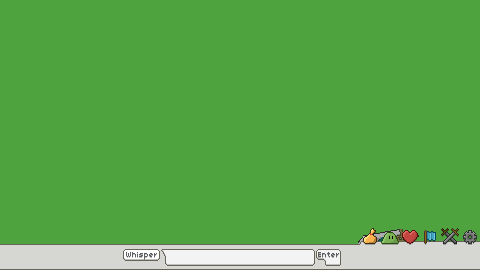
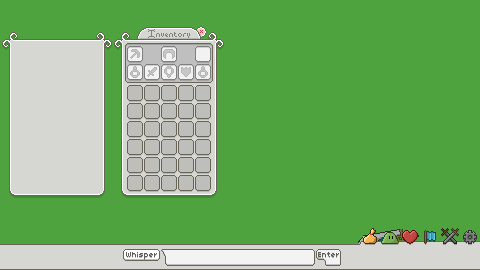
Two versions of the same layered image (480×270). Layer-by-layer changes:
added group "Options" (2nd of 2, in "User Interface") with 20 layers in group "User Interface" over [2, 26, 224, 196]
added group "Standard" with 3 layers in group "Options" over [2, 32, 112, 196]
added group "Curl Test 2" with 1 layers in group "Standard" over [2, 32, 112, 196]
added layer "Layer 24" (1st of 2, in "User Interface" › "Options" › "Standard" › "Curl Test 2") in group "Curl Test 2" over [2, 32, 112, 196]
added group "Inventory" (1st of 3, in "User Interface" › "Options") with 15 layers in group "Options" over [114, 26, 224, 196]
added group "Equip" with 6 layers in group "Inventory" over [125, 43, 213, 83]
added layer "Layer 15 copy" (hard light, 25%) in group "Equip" over [130, 49, 208, 78]
added group "Slots" (1st of 2, in "User Interface" › "Options" › "Inventory" › "Equip") with 2 layers in group "Equip" over [127, 46, 211, 80]
added layer "Layer 30 copy 5" in group "Slots" over [127, 46, 211, 80]
added layer "Layer 30 copy 4" in group "Slots" over [127, 46, 211, 79]
added layer "Line" in group "Equip" over [125, 43, 213, 83]
added layer "Background" (1st of 3, in "User Interface" › "Options" › "Inventory" › "Equip") in group "Equip" over [125, 43, 213, 83]
added layer "Slots" (2nd of 2, in "User Interface" › "Options" › "Inventory") in group "Inventory" over [127, 85, 211, 191]
added group "Close Button" with 2 layers in group "Inventory" over [196, 26, 207, 38]
added group "Background" (2nd of 3, in "User Interface" › "Options" › "Inventory") with 3 layers in group "Inventory" over [114, 27, 224, 196]
added layer "Inventory" (2nd of 3, in "User Interface" › "Options" › "Inventory" › "Background") in group "Background" over [148, 29, 190, 38]
added layer "Layer 24" (2nd of 2, in "User Interface" › "Options" › "Inventory" › "Background") in group "Background" over [114, 27, 224, 196]
…and 2 more changes (2 added)
